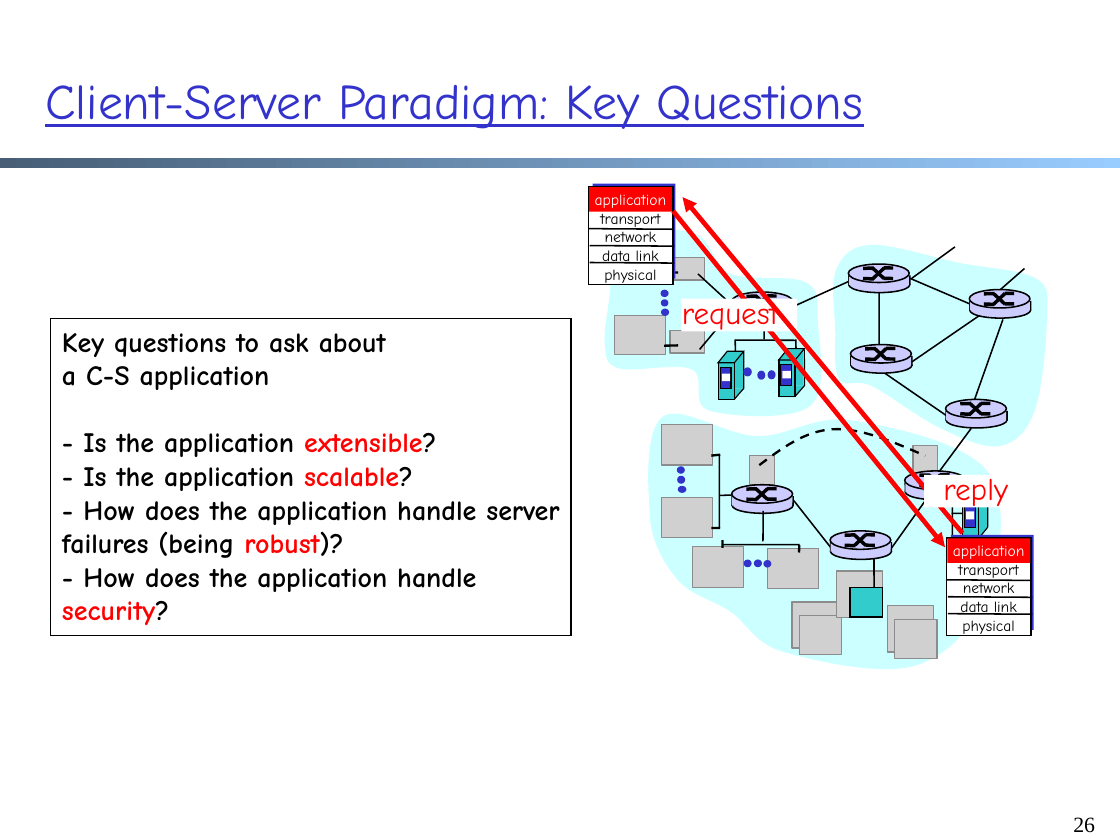
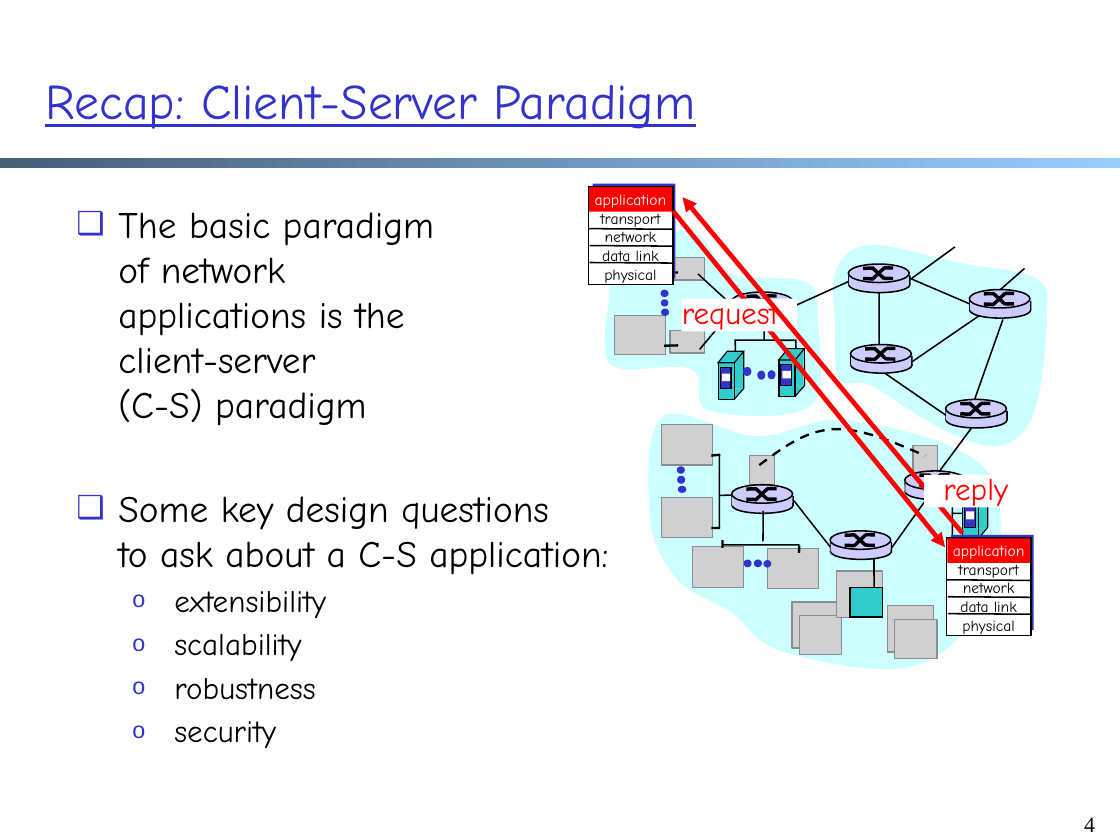
Before and after one commit to xiangq27/xiangq27.github.io, a slide deck: slide 4 of courses/cnns-xmuf22/files/lectures/application-email-dns.pptx (slide 26 before the commit). Drawn at 1120x840 pixels with LibreOffice and Linux fonts; fonts in the diff are those of the drawing; grey boxes stand for pictures. Boxes give left, top, right and bottom in pixels: in the first picture for what was removed or moved away, otherwise in the second. Text is boxed around its words. In the diff, an @@ line names an element or a change of style, - is before the commit and + after.

```diff
--- a/courses/cnns-xmuf22/files/lectures/application-email-dns.pptx
+++ b/courses/cnns-xmuf22/files/lectures/application-email-dns.pptx
@@ title at bbox=[45, 85, 695, 129]: text changed @@
-Client-Server Paradigm: Key Questions
+Recap: Client-Server Paradigm
@@ text added at bbox=[118, 212, 608, 748], 24 pt, text #000000 @@
+❑ The basic paradigm
+  of network
+  applications is the
+  client-server
+  (C-S) paradigm
+❑ Some key design questions
+  to ask about a C-S application:
+  o extensibility
+  o scalability
+  o robustness
+  o security
@@ rectangle removed at bbox=[50, 318, 570, 635] @@
-Key questions to ask about
-a C-S application
-- Is the application extensible?
-- Is the application scalable?
-- How does the application handle server failures (being robust)?
-- How does the application handle security?
@@ page number at bbox=[1084, 817, 1095, 832]: text changed @@
-26
+4
```
Also in this commit, not shown: 6 other slides changed, 36 slides added, 30 slides removed, 5 other files.
